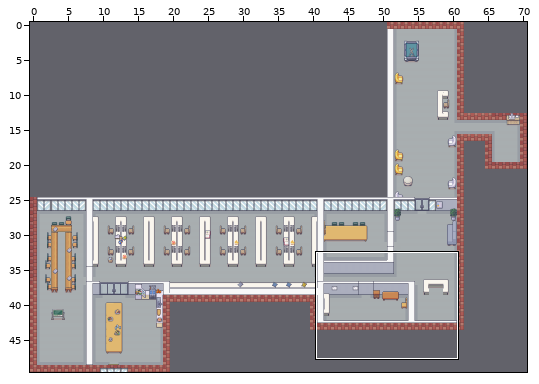
Two states of a Tiled map, merc/map/PHL_MER.tmx. Above, an overview of the earlier version with the close-up marked.
Close-up. The starting point:
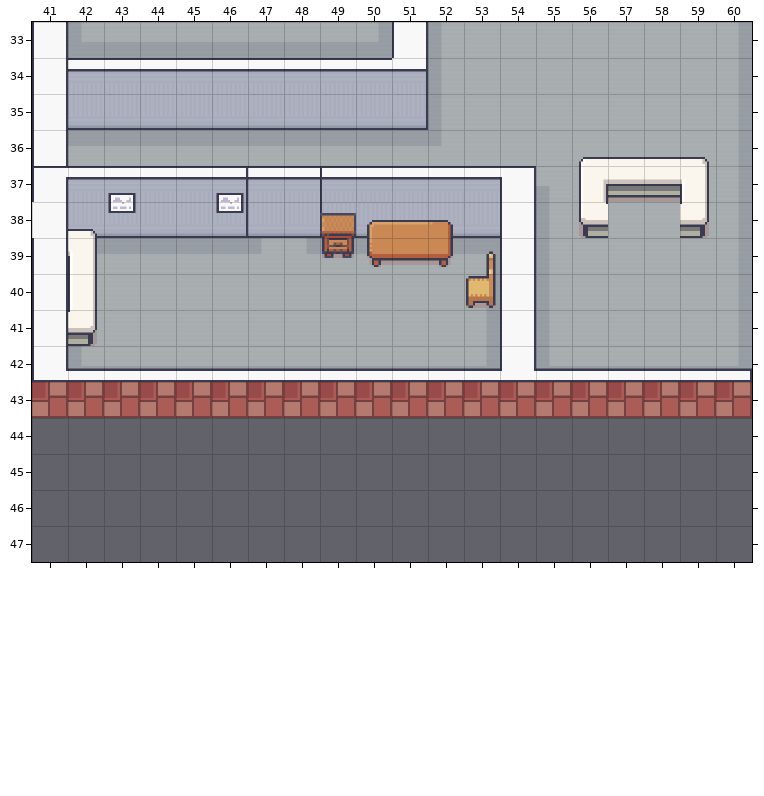
Cells are 48x48 px. Shown: x 41..60, y 33..47. The commit also changed other parts of the map, which this record leaves out.
New version:
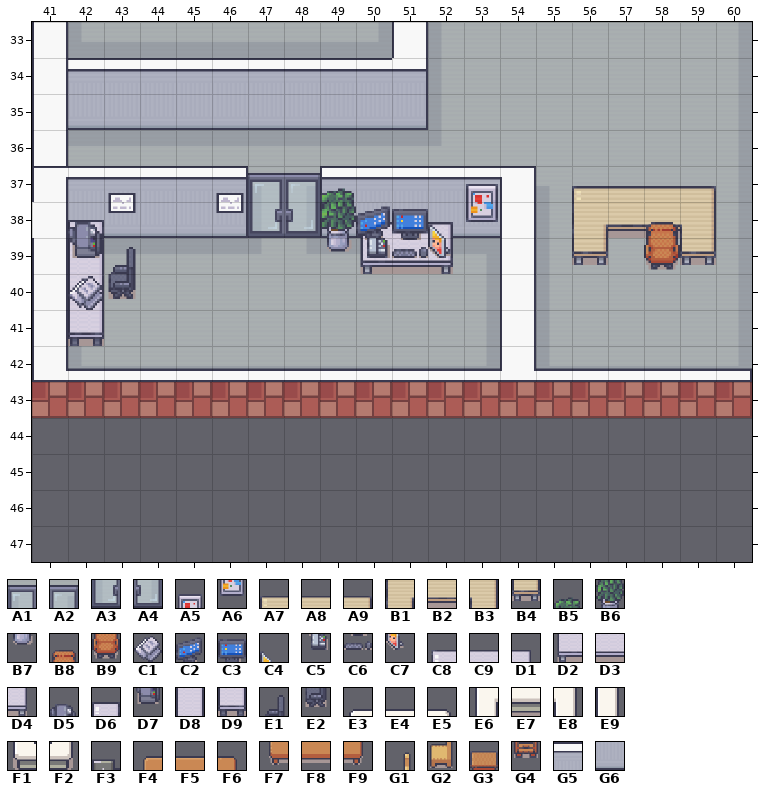
Key: from "base": A1 763, A2 764, A3 779, A4 780; from "bureau": A5 15, A6 31, A7 64, A8 66, A9 68, B1 96, B2 98, B3 100, B4 112, B5 118, B6 134, B7 150, B8 161, B9 177, C1 241, C2 426, C3 427, C4 428, C5 442, C6 443, C7 444, C8 481, C9 482, D1 483, D2 497, D3 498, D4 499, D5 589 flipped left-right, D6 599, D7 605 flipped left-right, D8 615, D9 631, E1 700, E2 716; from "tuile": E3 80, E4 81, E5 82, E6 96, E7 97, E8 98, E9 114, F1 128, F2 130, F3 131, F4 215, F5 216, F6 217, F7 231, F8 232, F9 233, G1 343, G2 359, G3 914, G4 930; from "tuile_exterieur": G5 290, G6 307.
__ is an empty cell.
See-through tiles are keyed as they look on the map.
Difference:
Layer "Meuble_B":
The edit adds tile B2 in row 38 at x 57 to 58.
The edit adds tile B4 in row 39 at x 56 and 59.
The edit adds tile B7 in row 39 at x 49.
The edit adds tile B9 in row 39 at x 58.
The edit adds tile D2 in row 39 at x 50.
The edit adds tile D3 in row 39 at x 51.
The edit adds tile D4 in row 39 at x 52.
The edit adds tile D9 in row 41 at x 42.
The edit adds tile E2 in row 40 at x 43.
Layer "Meuble_H":
Tile E6 gives way to tile A7 in row 37 at x 56.
Tile E7 gives way to tile A8 in row 37 at x 57 to 58.
Tile E8 gives way to tile A9 in row 37 at x 59.
Tile F1 gives way to tile B1 in row 38 at x 56.
Tile F2 gives way to tile B3 in row 38 at x 59.
The edit adds tile B5 in row 37 at x 49.
Tile G3 gives way to tile B6 in row 38 at x 49.
The edit adds tile B8 in row 38 at x 58.
The edit adds tile C8 in row 38 at x 50.
Tile F3 gives way to tile C9 in row 38 at x 51.
The edit adds tile D1 in row 38 at x 52.
Tile E5 gives way to tile D6 in row 38 at x 42.
Tile E8 gives way to tile D8 in row 39 at x 42.
Tile E9 gives way to tile D8 in row 40 at x 42.
The edit adds tile E1 in row 39 at x 43.
Tile E3 is gone in row 36 at x 56.
Tile E4 is gone in row 36 at x 57 to 58.
Tile E5 is gone in row 36 at x 59.
Tile F2 is gone in row 41 at x 42.
Tile G1 is gone in row 39 at x 53.
Tile G2 is gone in row 40 at x 53.
Tile G4 is gone in row 39 at x 49.
Layer "Meuble_T":
The edit adds tile A5 in row 37 at x 53.
The edit adds tile A6 in row 38 at x 53.
The edit adds tile C1 in row 40 at x 42.
Tile F4 gives way to tile C2 in row 38 at x 50.
Tile F5 gives way to tile C3 in row 38 at x 51.
Tile F6 gives way to tile C4 in row 38 at x 52.
Tile F7 gives way to tile C5 in row 39 at x 50.
Tile F8 gives way to tile C6 in row 39 at x 51.
Tile F9 gives way to tile C7 in row 39 at x 52.
The edit adds tile D5 in row 38 at x 42.
The edit adds tile D7 in row 39 at x 42.
Layer "hero_2":
Tile G5 gives way to tile A1 in row 37 at x 47.
Tile G5 gives way to tile A2 in row 37 at x 48.
Tile G6 gives way to tile A3 in row 38 at x 47.
Tile G6 gives way to tile A4 in row 38 at x 48.
